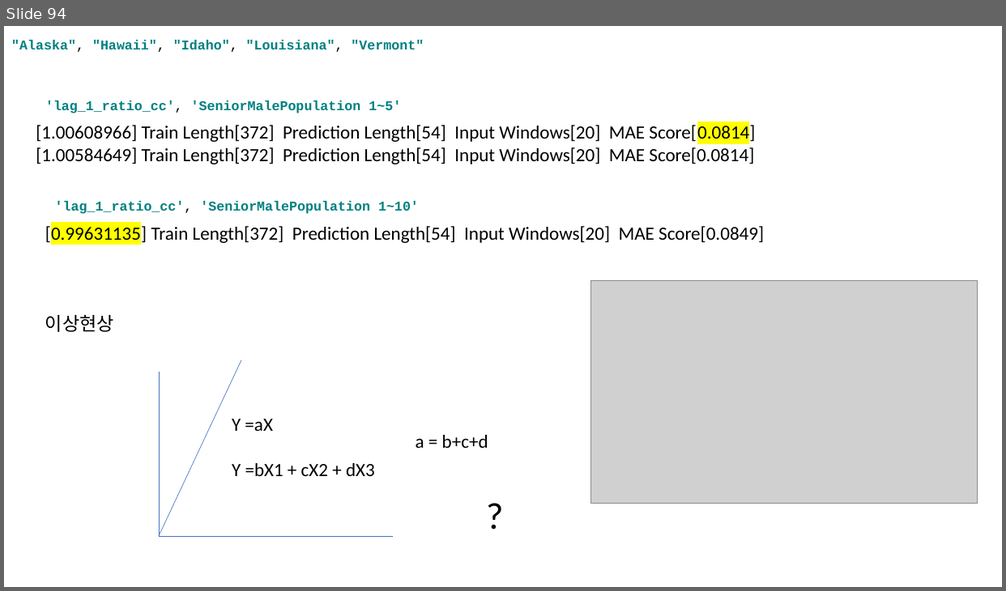
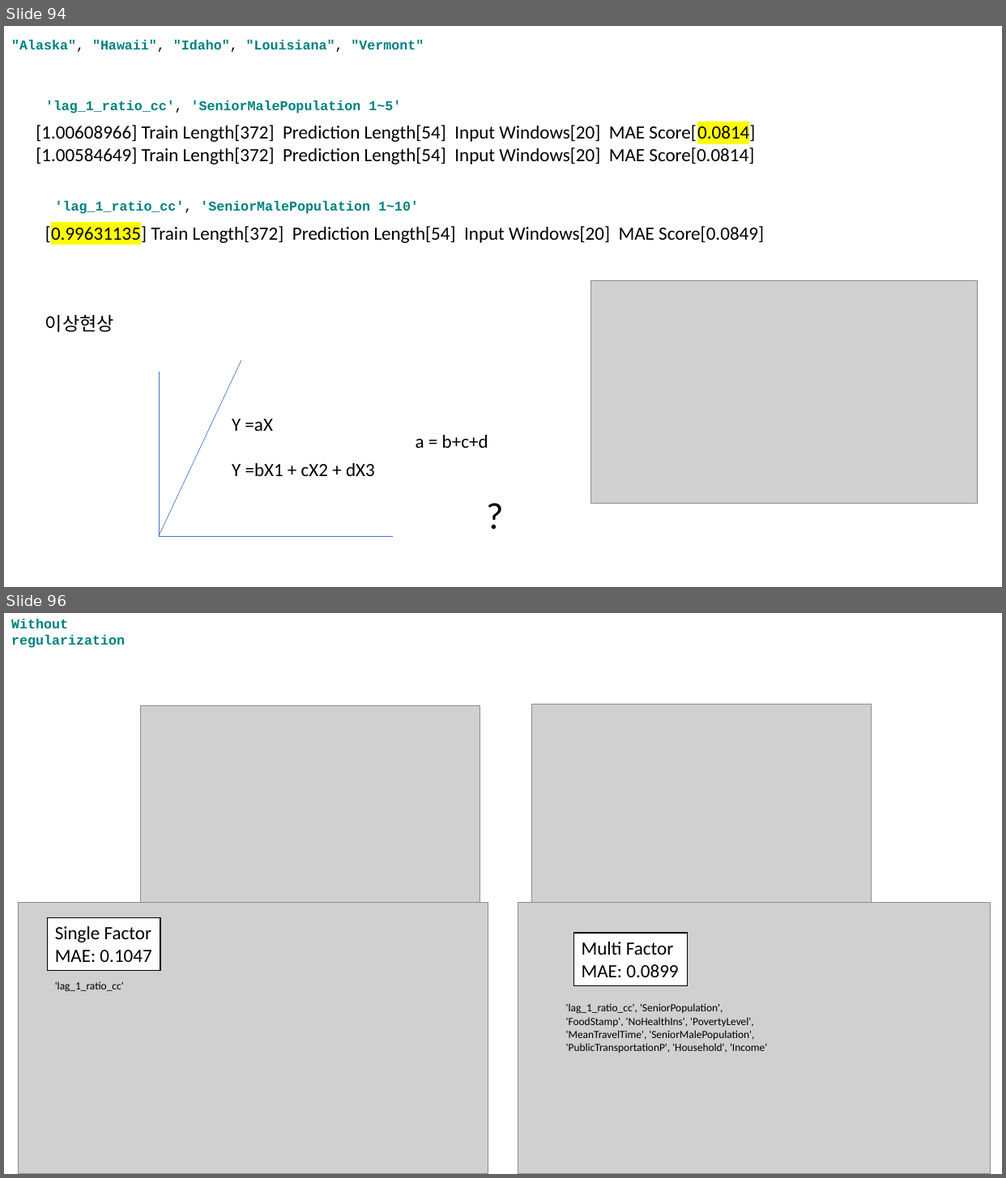
Before and after one commit to pcyoung75/GlobalForecasting, a slide deck: doc/Paper Images.pptx. Shown one above the other, each under a label of ours: slide 94 before the commit, slides 94 and 96 after it; the slides between them are not shown. The pictures are 1006x591 and 1006x1178 pixels, drawn with LibreOffice and Linux fonts; fonts in the diff are those of the drawing; grey boxes stand for pictures. Boxes give left, top, right and bottom in pixels: in the first picture for what was removed or moved away, otherwise in the second. Text is boxed around its words. In the diff, an @@ line names an element or a change of style, - is before the commit and + after.

```diff
--- a/doc/Paper Images.pptx
+++ b/doc/Paper Images.pptx
@@ slide 96 added at [4, 613, 1002, 1174], background #FFFFFF @@
@@ text added at [11, 619, 125, 648], 13 pt, text #008080, bold @@
+Without regularization
@@ picture added at [141, 705, 480, 902] @@
@@ picture added at [532, 705, 871, 902] @@
@@ picture added at [18, 903, 488, 1174] @@
@@ picture added at [518, 903, 991, 1174] @@
@@ rectangle added at [48, 918, 160, 971], fill #FFFFFF, outline #000000 1 pt, 18 pt, text #000000 @@
+Single Factor
+MAE: 0.1047
@@ rectangle added at [573, 933, 687, 986], fill #FFFFFF, outline #000000 1 pt, 18 pt, text #000000 @@
+Multi Factor
+MAE: 0.0899
@@ text added at [55, 982, 124, 992], 10.5 pt, text #000000 @@
+'lag_1_ratio_cc'
@@ text added at [566, 1003, 767, 1053], 10.5 pt, text #000000 @@
+'lag_1_ratio_cc', 'SeniorPopulation', 'FoodStamp', 'NoHealthIns', 'PovertyLevel', 'MeanTravelTime', 'SeniorMalePopulation', 'PublicTransportationP', 'Household', 'Income'
```
Also in this commit, not shown: 1 other slide added, 2 other files.
